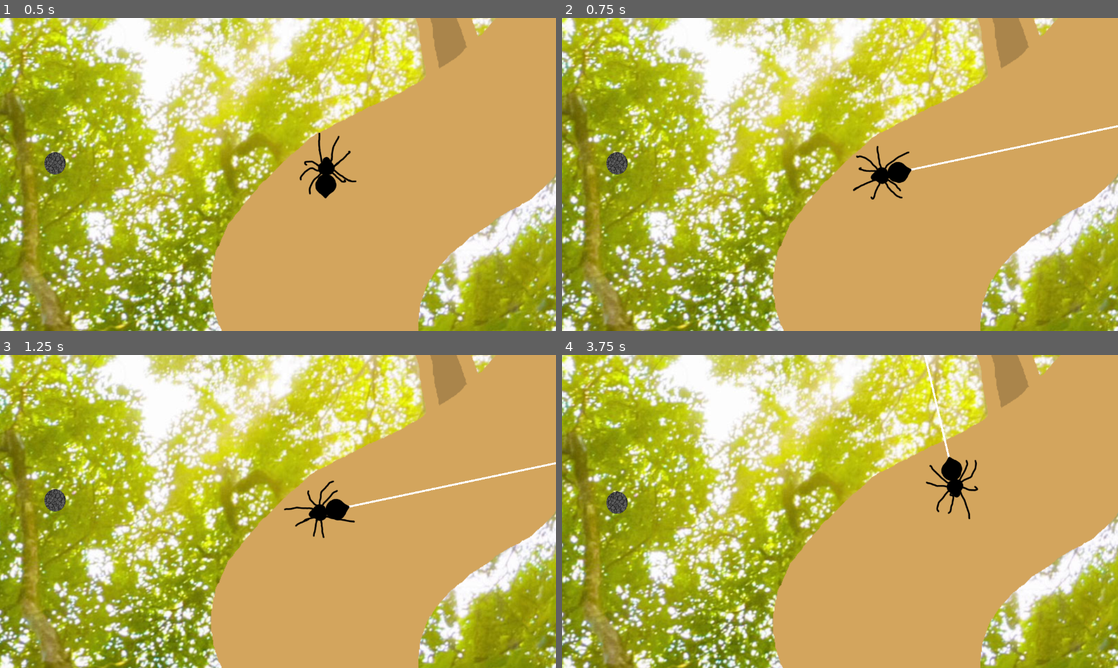
Above: before the commit, frames 1-4 (two rows, left to right).
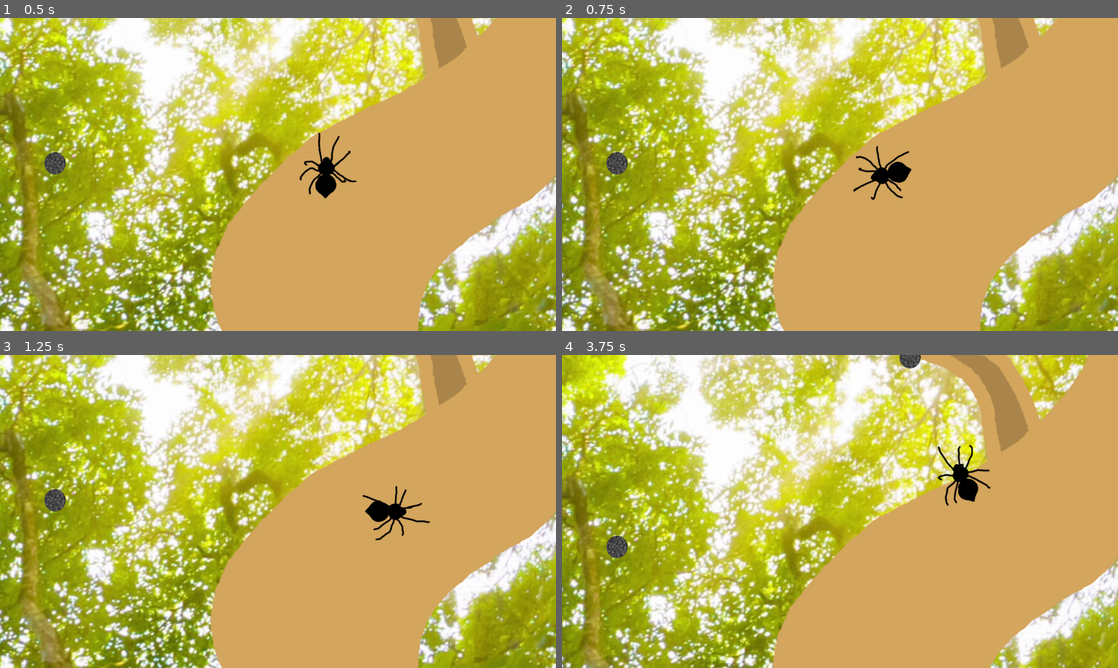
Above: after the commit, the same moments.

Repository: MarmotaGames/aracnotopia
Game: Godot game, scene res://levels/main/main.tscn
The game is run twice, just before and just after one commit, with the same random seed, the same clock (stepped at 60 frames per second) and the same inputs.
Inputs (mouse positions are in pixels of both pictures, inside the frame that each line leads up to):
- Up to frame 1 (0.5 s): no input
- Up to frame 2 (0.75 s): tap Enter at 0.5 s; move the mouse to (962, 158) at 0.52 s; press the mouse at (962, 158) at 0.53 s; hold Right (ui_right) from 0.53 s (still down)
- Up to frame 3 (1.25 s): keep holding Right (ui_right)
- Up to frame 4 (3.75 s): move the mouse to (728, 527) at 1.27 s; release Right (ui_right) at 1.28 s; release the mouse at (728, 527) at 1.28 s; hold Down (ui_down) 1.28-2.03 s; tap Ctrl (attachOrDetachFromArea) at 1.35 s; click (728, 527) at 1.55 s; move the mouse to (895, 442) at 2.02 s; press the mouse at (895, 442) at 2.03 s; hold Right (ui_right) 2.03-2.78 s; tap L (dropFromWeb) at 2.1 s; move the mouse to (812, 574) at 2.77 s; release the mouse at (812, 574) at 2.78 s; hold Up (ui_up) 2.78-3.53 s; click (812, 574) at 2.85 s; move the mouse to (1006, 558) at 3.52 s; press the mouse at (1006, 558) at 3.53 s; hold Left (ui_left) from 3.53 s (still down)

Frame 1 is identical in both runs. In frame 2, 0.5% of the frame differs, in the area x 52-100%, y 34-59%; in frame 3, 1.4%; in frame 4, 58%, in the area x 0-100%, y 0-100%.

Commit message:
Throwing web in mid-air and the raycast detection of target are now working

Diff:
--- a/GodotProject/areas/ContactArea.gd
+++ b/GodotProject/areas/ContactArea.gd
@@ -24,17 +24,22 @@
 	stonePinJointNode = get_node("../PinJoint2D")
 
 func _on_StoneArea_area_entered(area):
-	if area.name == "WebArea" and not spiderNode.spiderOnWeb:
-		loadNodes()
-		spiderNode.spiderOnWeb = true
-		spiderNode.spiderIsLaunchingWeb = false
-		if spiderNode.spiderIsFalling:
-			spiderNode.spiderIsFalling = false
-		stonePinJointNode.set_node_b("../../Web")
-		webPinJointNode.set_node_b("../../Spider")
+	var objeto = null
+	if spiderNode.result:
+		objeto = spiderNode.result.collider
+	if area.name == "WebArea" and not spiderNode.spiderOnWeb and objeto and objeto == get_parent():#spiderNode.result:
+		#break aqui para debug
+		if spiderNode.result != null:
+			loadNodes()
+			spiderNode.spiderOnWeb = true
+			spiderNode.spiderIsLaunchingWeb = false
+			if spiderNode.spiderIsFalling:
+				spiderNode.spiderIsFalling = false
+			stonePinJointNode.set_node_b("../../Web")
+			webPinJointNode.set_node_b("../../Spider")
 
-		webNode.stretch("up")
-		webNode.stretch("down")
+			webNode.stretch("up")
+			webNode.stretch("down")
 
 
-		webNode.set_gravity_scale(5)
+			webNode.set_gravity_scale(5)
--- a/GodotProject/player/Player_rigido.gd
+++ b/GodotProject/player/Player_rigido.gd
@@ -20,6 +20,7 @@
 var spiderIsFalling = false
 var spiderIsLaunchingWeb = false
 var spiderIsBeingLaunched = false
+var failedLaunch = false
 
 var justAttached = false
 var justLaunchedWeb = false
@@ -37,6 +38,8 @@
 var pos
 var stone
 var lengthToTarget
+var result
+var webInit = false
 
 
 """
@@ -80,6 +83,7 @@
 """
 
 func processDropFromWebInput():
+	webInit = false
 	if Input.is_action_just_pressed("dropFromWeb") and canDropFromWeb():
 		spiderIsFalling = true
 		properlyAligned = false
@@ -139,24 +143,26 @@
 					spiderIsMoving = false
 					resetPressedDirKeys()
 					set_linear_velocity(Vector2(0,0))
-				spiderIsLaunchingWeb = true
-				webInstance = web_scene.instance()
-				get_parent().add_child(webInstance)
-				loadWebNodes()
-				webNode.hide()
-
-				var webPosition = self.global_position
-				webNode.set_global_position(webPosition)
-
-				webNode.set_gravity_scale(0)
-
-				target = get_global_mouse_position()
-				var space_state = get_world_2d().direct_space_state
-				var result = space_state.intersect_ray(position,target, [self], collision_mask)
-				if result:
-					pos = result.position
-					stone = result.collider
-					makeWeb(pos,stone)
+				if not failedLaunch:
+					spiderIsLaunchingWeb = true
+					webInstance = web_scene.instance()
+					get_parent().add_child(webInstance)
+					loadWebNodes()
+					webNode.hide()
+
+					var webPosition = self.global_position
+					webNode.set_global_position(webPosition)
+
+					webNode.set_gravity_scale(0)
+
+					target = get_global_mouse_position()
+					var space_state = get_world_2d().direct_space_state
+					result = space_state.intersect_ray(position,target, [self], collision_mask)
+					if result and not webInit:
+						pos = result.position
+						stone = result.collider
+						makeWeb(pos,stone)
+						webInit = true
 
 
 
@@ -166,9 +172,12 @@
 
 		elif Input.is_action_just_released("launchWeb"):
 			properlyAligned = false
+			webInit = false
 			if spiderIsLaunchingWeb:
 				spiderIsLaunchingWeb = false
 				webInstance.queue_free()
+			if failedLaunch:
+				failedLaunch = false
 
 func makeWeb(pos,stone):
 	stonePinJointNode = stone.get_child(2)
--- a/GodotProject/web/Web.gd
+++ b/GodotProject/web/Web.gd
@@ -27,6 +27,18 @@
 		spriteScale.y -= stretchSpeed
 	elif direction == "launch" and spriteScale.y < launchLimit:
 		spriteScale.y += webLaunchSpeed
+	elif spriteScale.y > launchLimit:
+		if spiderNode.spiderIsLaunchingWeb:
+			spiderNode.spiderIsLaunchingWeb = false
+			spiderNode.spiderOnWeb = false
+			spiderNode.failedLaunch = true
+			if not spiderNode.spiderInArea:
+				spiderNode.spiderIsFalling = true
+			self.queue_free()
+			return
+		else:
+			pass
+			return
 
 	$Sprite.set_scale(spriteScale)
 	$CollisionShape2D.set_scale(spriteScale)
@@ -47,7 +59,7 @@
 	topPosition = $Sprite/Position2DTop.get_global_position()
 	bottomPosition = $Sprite/Position2DBottom.get_global_position()
 
-	if spiderNode.spiderOnWeb and stonePinJointNode:
+	if spiderNode.spiderOnWeb:
 		var stonePinJointPosition = stonePinJointNode.get_global_position()
 		var topDifference = stonePinJointPosition - topPosition
 
